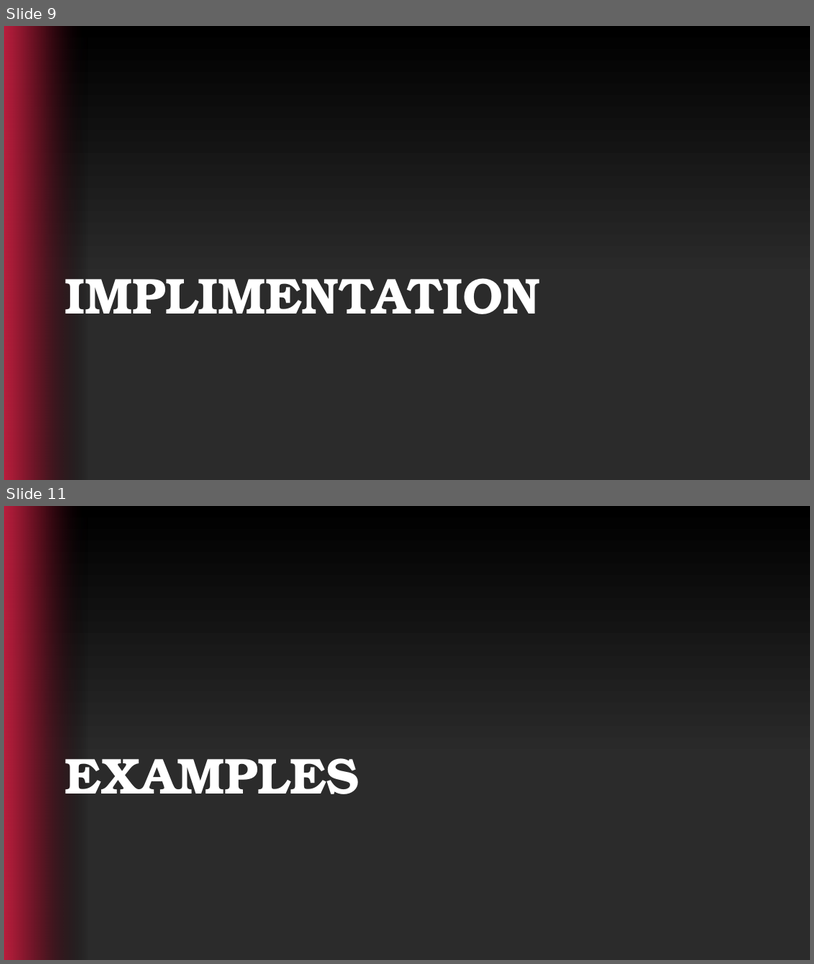
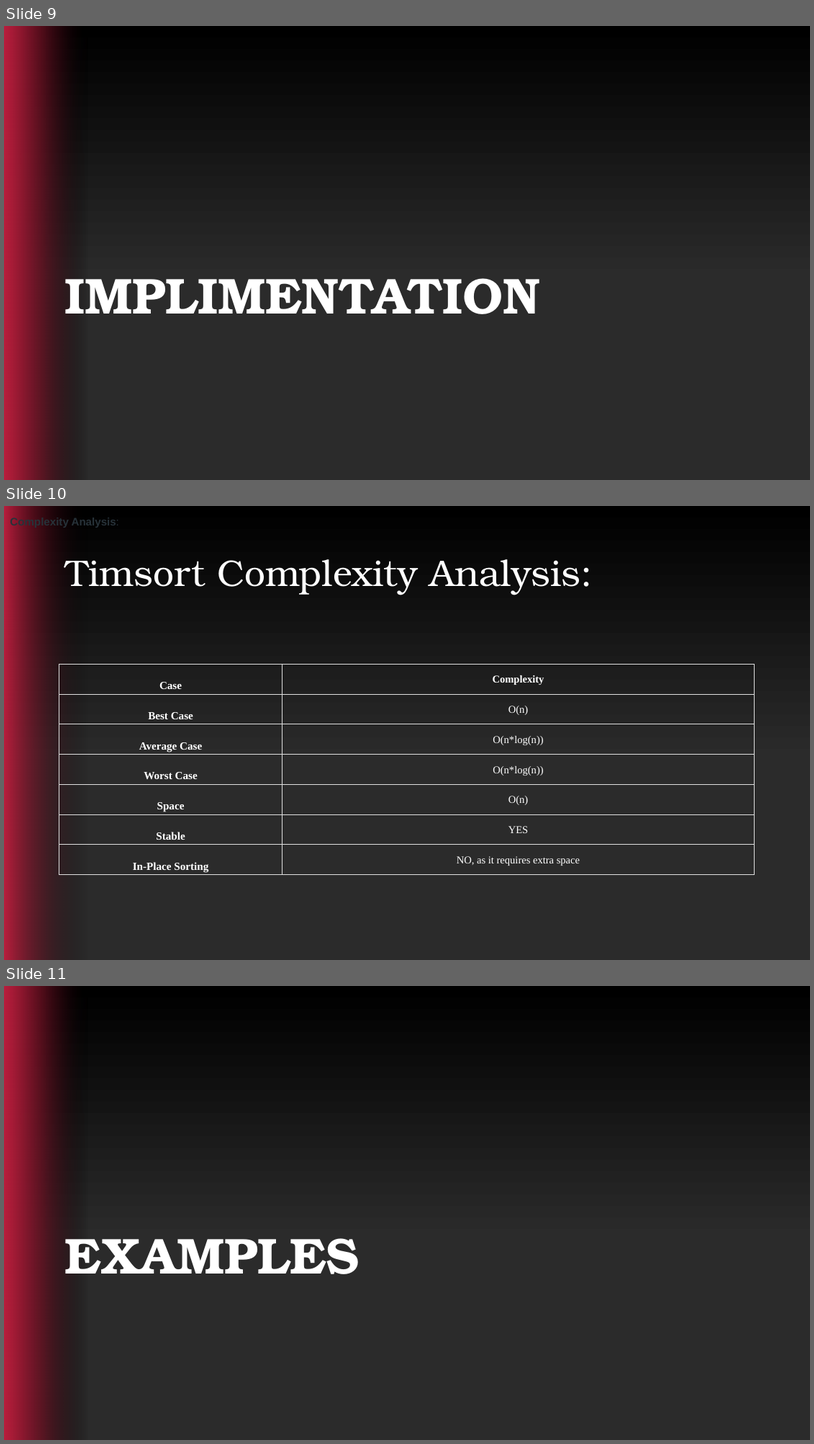
Before and after one commit to tylerteichmann/Timsort, a slide deck: Tim-Sort-Presentation.pptx. Shown one above the other, each under a label of ours: slides 9 and 11 before the commit, slides 9, 10 and 11 after it; the slides between them are not shown. The pictures are 814x964 and 814x1444 pixels, drawn with LibreOffice and Linux fonts; fonts in the diff are those of the drawing; background and template pictures are left out. Boxes give left, top, right and bottom in pixels: in the first picture for what was removed or moved away, otherwise in the second. Text is boxed around its words. In the diff, an @@ line names an element or a change of style, - is before the commit and + after.

Commit message:
added timsort complexity graph

```diff
--- a/Tim-Sort-Presentation.pptx
+++ b/Tim-Sort-Presentation.pptx
@@ slide 10 added at <box>4,506,810,960</box>, background gradient #000000 to #2B2B2B; not listed: 1 template element that a slide beside it also shows @@
@@ text added at <box>10,516,119,528</box>, 13 pt, text #273239, bold @@
+Complexity Analysis:
@@ title added at <box>65,559,592,595</box>, 44 pt, text #FFFFFF @@
+Timsort Complexity Analysis:
@@ table added at <box>59,664,756,878</box>, 7 rows, 2 columns @@
+Case | Complexity
+Best Case | O(n)
+Average Case | O(n*log(n))
+Worst Case | O(n*log(n))
+Space | O(n)
+Stable | YES
+In-Place Sorting | NO, as it requires extra space
```
Also in this commit, not shown: 1 slide removed.
